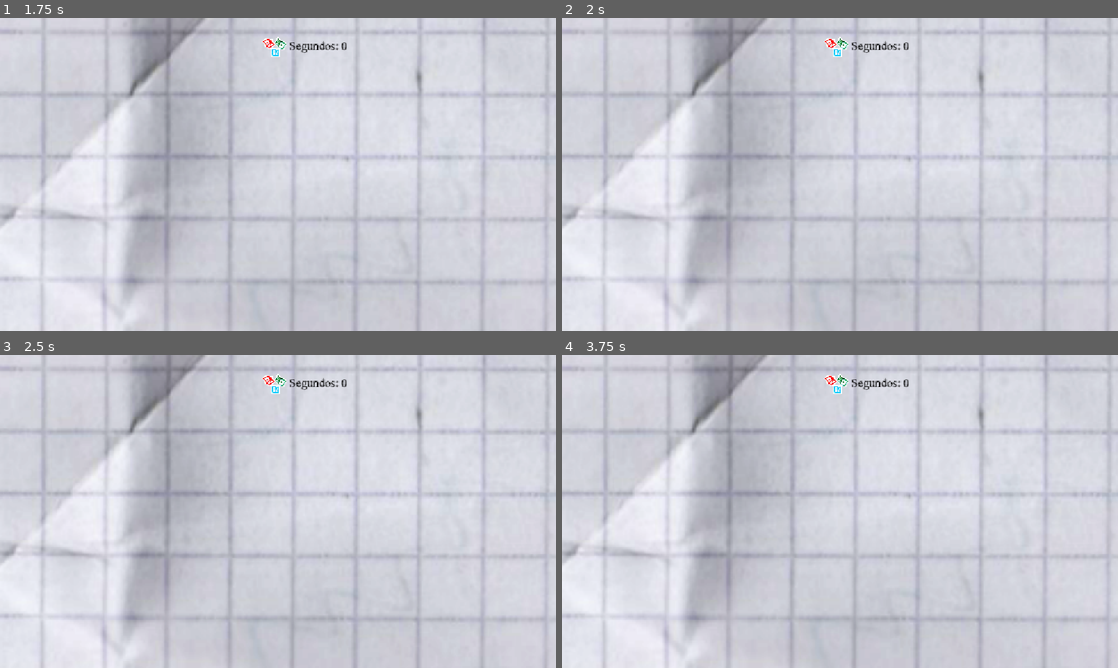
Above: before the commit, frames 1-4 (two rows, left to right).
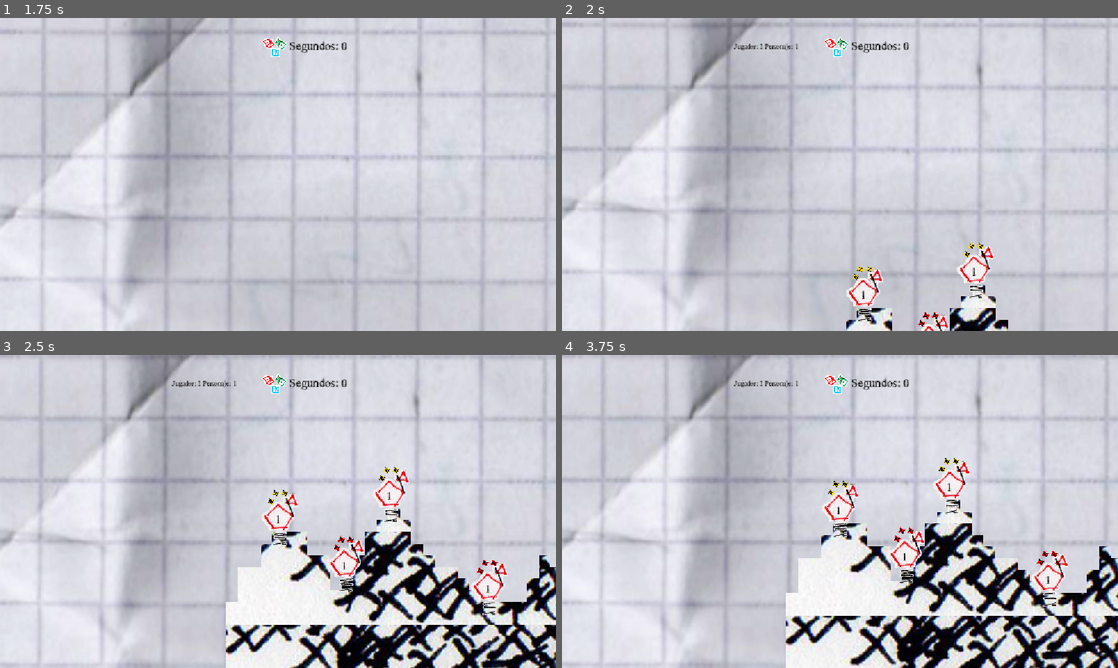
Above: after the commit, the same moments.

Repository: Pablo7776/Motores_Graficos
Game: Godot game, scene res://Escenas/menu_principal.tscn
Two runs of this game, one before a commit and one after it. Both use one fixed random seed, a clock stepped at 60 frames per second and the inputs below. The engine's default icon, where the game draws it, is replaced by a stand-in: a white triangle on a blue panel in a dark square.
Inputs (mouse positions are in pixels of both pictures, inside the frame that each line leads up to):
- Up to frame 1 (1.75 s): click "INICIAR" at 0.5 s; click "CONTINUAR" at 1.25 s
- Up to frame 2 (2 s): no input
- Up to frame 3 (2.5 s): move the mouse to (400, 495) at 2.02 s; hold Right (mover_derecha) from 2.03 s (still down); click (400, 495) at 2.1 s; tap Space (saltar) at 2.27 s
- Up to frame 4 (3.75 s): move the mouse to (728, 527) at 2.77 s; click (728, 527) at 2.85 s; tap Space (saltar) at 3.02 s; move the mouse to (895, 442) at 3.52 s; release Right (mover_derecha) at 3.53 s; hold Left (mover_izquierda) from 3.53 s (still down); click (895, 442) at 3.6 s

Frame 1 is identical in both runs. In frame 2, 9.0% of the frame differs, in the area x 0-100%, y 0-100%; in frame 3, 29%; in frame 4, 30%.
Error before the commit: Parse Error: Expected indented block after function declaration. (res://juego/main.gd:6)

Commit message:
fix error en merge

Diff:
--- a/da-2-zafarrancho/Scripts/DatosPartida.gd
+++ b/da-2-zafarrancho/Scripts/DatosPartida.gd
@@ -3,6 +3,7 @@
 var cantidad_jugadores: int = 0
 var personajes_por_jugador: int = 0
 var personajes_seleccionados: Array = []
+var jugador_ganador := -1
 
 func _ready():
 	debug()
--- a/da-2-zafarrancho/juego/main.gd
+++ b/da-2-zafarrancho/juego/main.gd
@@ -4,7 +4,7 @@
 signal iniciar
 
 func _ready() -> void:
-
+	iniciar.emit(DatosPartida.cantidad_jugadores, DatosPartida.personajes_por_jugador, DatosPartida.personajes_seleccionados)  #✨Armado en Clase
 
 
 func _on_gestor_de_turnos_v_2_victoria(ganador: Variant) -> void:
@@ -12,6 +12,3 @@
 	DatosPartida.jugador_ganador = ganador
 	await get_tree().create_timer(2).timeout
 	get_tree().change_scene_to_file("res://victoria.tscn")
-
-
-iniciar.emit(DatosPartida.cantidad_jugadores, DatosPartida.personajes_por_jugador, DatosPartida.personajes_seleccionados)  #✨Armado en Clase
